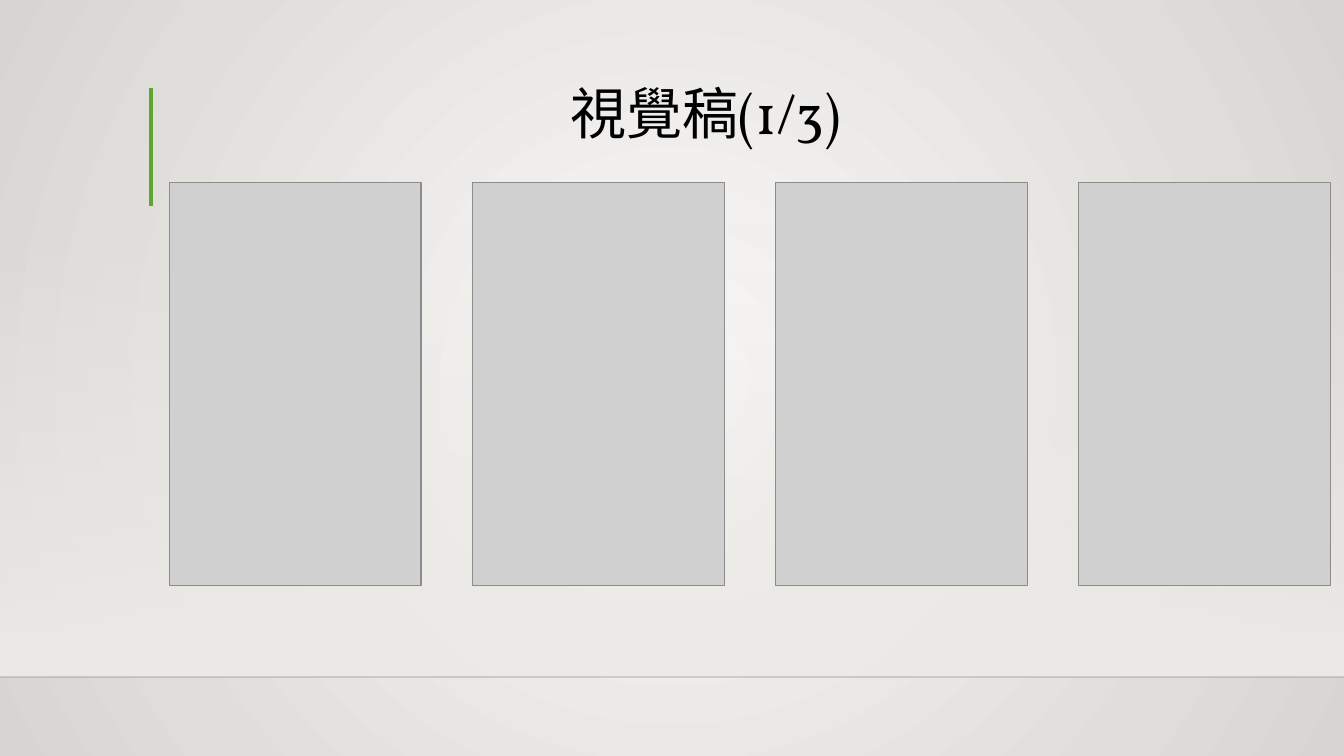
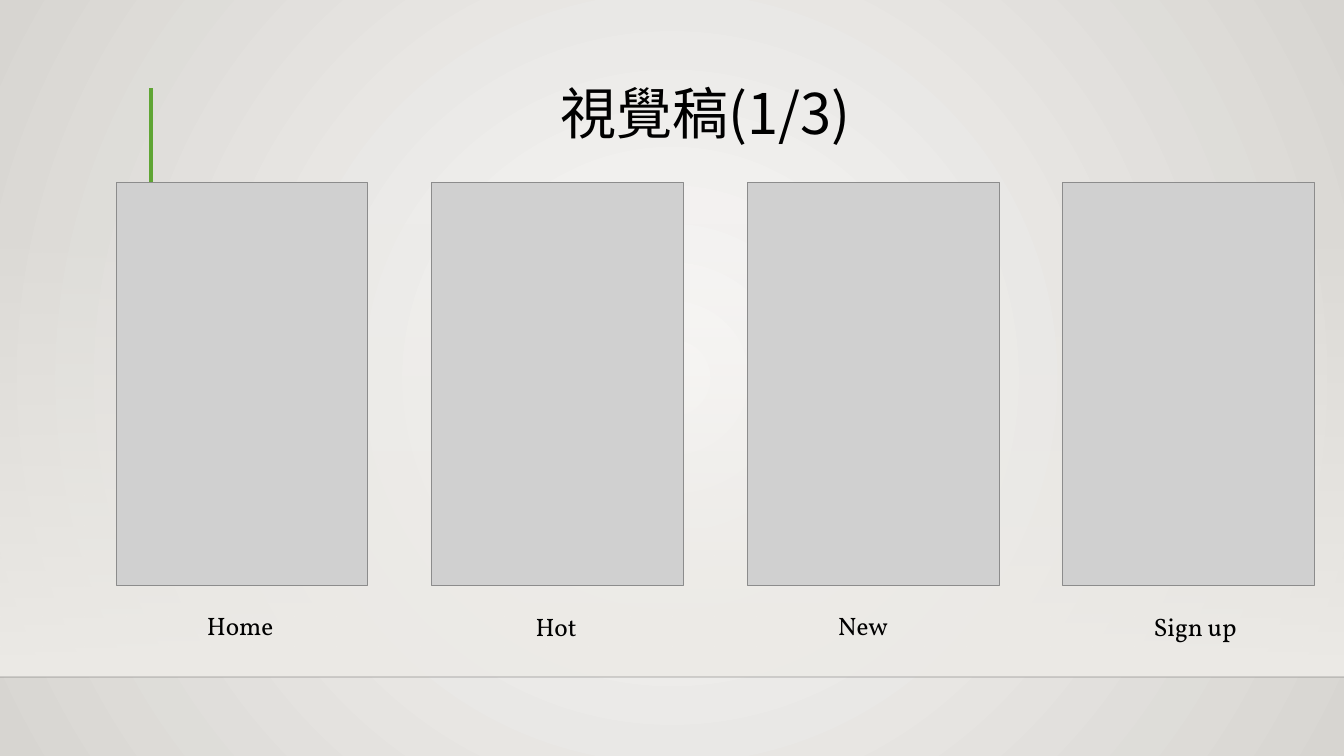
Before and after one commit to ren-hao/MidProject, a slide deck: slide 6 of Midterm_Project/PPT/iRecipe.pptx. Drawn at 1344x756 pixels with LibreOffice and Linux fonts; fonts in the diff are those of the drawing; grey boxes stand for pictures; background and template pictures are left out. Boxes give left, top, right and bottom in pixels: in the first picture for what was removed or moved away, otherwise in the second. Text is boxed around its words. In the diff, an @@ line names an element or a change of style, - is before the commit and + after.

Commit message:
0425_PPT finish

```diff
--- a/Midterm_Project/PPT/iRecipe.pptx
+++ b/Midterm_Project/PPT/iRecipe.pptx
@@ title "視覺稿(1/3)" at [561, 86, 851, 145]: font Vollkorn to Noto Sans CJK SC @@
@@ picture: place and size @@
-picture at [169, 182, 421, 586]
+picture at [116, 182, 368, 586]
@@ picture: place and size @@
-picture at [775, 182, 1027, 586]
+picture at [432, 182, 684, 586]
@@ picture removed at [472, 182, 724, 586] @@
@@ picture added at [747, 182, 999, 586] @@
@@ picture: place and size @@
-picture at [1079, 182, 1331, 586]
+picture at [1063, 182, 1315, 586]
@@ text added at [207, 618, 274, 636], 18 pt, text #000000 @@
+Home
@@ text added at [536, 619, 577, 636], 18 pt, text #000000 @@
+Hot
@@ text added at [838, 618, 888, 636], 18 pt, text #000000 @@
+New
@@ text added at [1154, 618, 1237, 643], 18 pt, text #000000 @@
+Sign up
```
Also in this commit, not shown: 6 other slides changed, 3 slides added, 1 slide removed, 1 other file.
